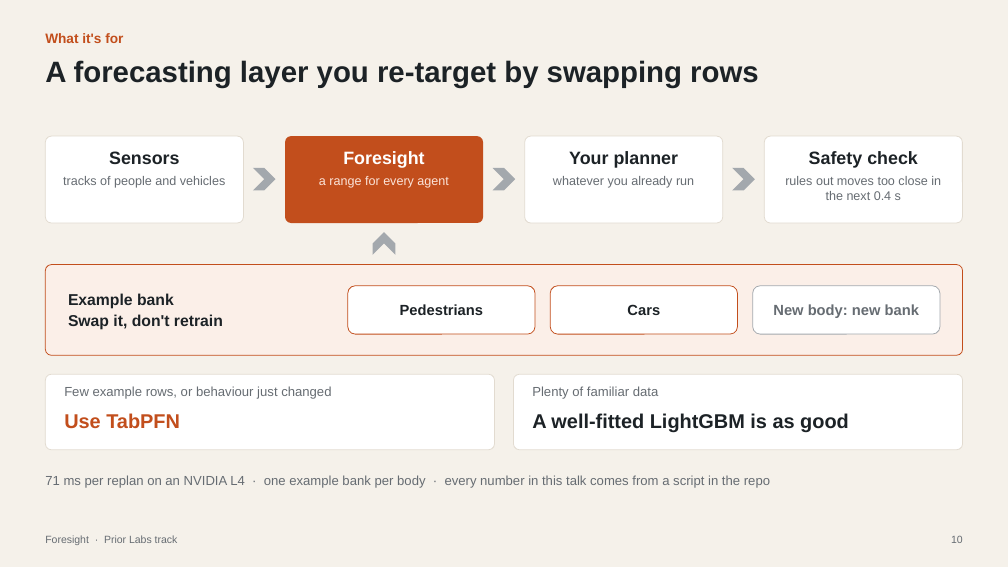
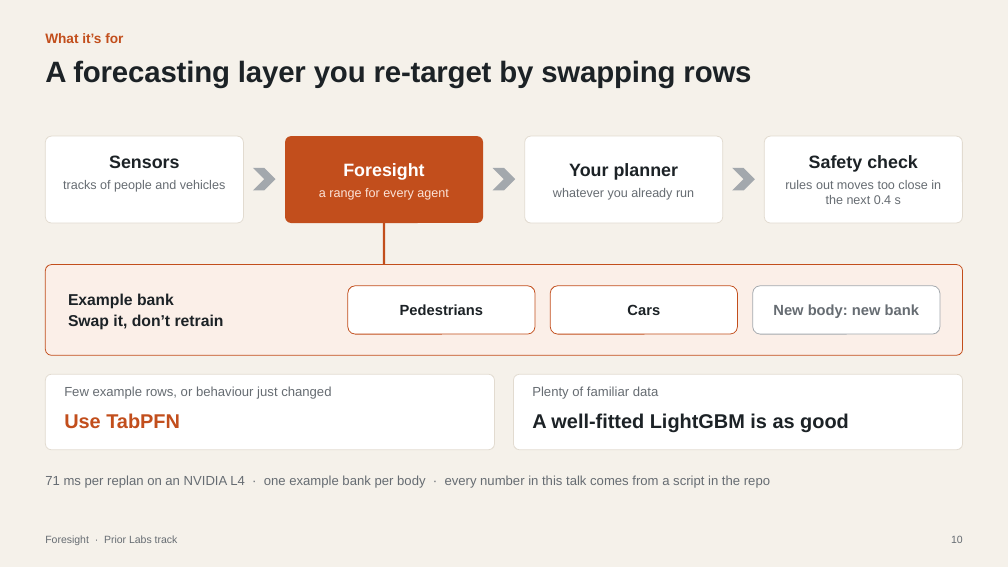
Before and after one commit to shiinalight/Foresight, a slide deck: slide 10 of deck/Foresight_finalist_static.pptx. Drawn at 1008x567 pixels with LibreOffice and Linux fonts; fonts in the diff are those of the drawing. Boxes give left, top, right and bottom in pixels: in the first picture for what was removed or moved away, otherwise in the second. Text is boxed around its words. In the diff, an @@ line names an element or a change of style, - is before the commit and + after.

```diff
--- a/deck/Foresight_finalist_static.pptx
+++ b/deck/Foresight_finalist_static.pptx
@@ text "A forecasting layer you re-target ..." at bbox=[45, 60, 751, 88]: letter spacing 0 to -0.1 pt @@
@@ text "Sensors": place and size @@
-text "Sensors" at bbox=[109, 151, 179, 164]
+text "Sensors" at bbox=[109, 155, 179, 168]
@@ text "tracks of people and vehicles": place and size @@
-text "tracks of people and vehicles" at bbox=[63, 176, 225, 188]
+text "tracks of people and vehicles" at bbox=[63, 180, 225, 192]
@@ text "Foresight": place and size @@
-text "Foresight" at bbox=[343, 151, 424, 168]
+text "Foresight" at bbox=[343, 163, 424, 180]
@@ text "Your planner": place and size @@
-text "Your planner" at bbox=[569, 151, 679, 168]
+text "Your planner" at bbox=[569, 163, 679, 180]
@@ text "Safety check": place and size @@
-text "Safety check" at bbox=[809, 151, 918, 168]
+text "Safety check" at bbox=[809, 155, 918, 172]
@@ text "rules out moves too close ...": place and size @@
-text "rules out moves too close ..." at bbox=[785, 176, 941, 200]
+text "rules out moves too close ..." at bbox=[785, 180, 941, 204]
@@ text "a range for every agent": place and size @@
-text "a range for every agent" at bbox=[319, 176, 448, 188]
+text "a range for every agent" at bbox=[319, 188, 448, 200]
@@ text "whatever you already run": place and size @@
-text "whatever you already run" at bbox=[553, 176, 694, 188]
+text "whatever you already run" at bbox=[553, 188, 694, 200]
@@ chevron removed at bbox=[373, 232, 395, 255] @@
@@ rectangle added at bbox=[383, 223, 386, 265], fill #C24E1C @@
```
Also in this commit, not shown: 21 other slides changed, 1 slide added, 15 other files.
